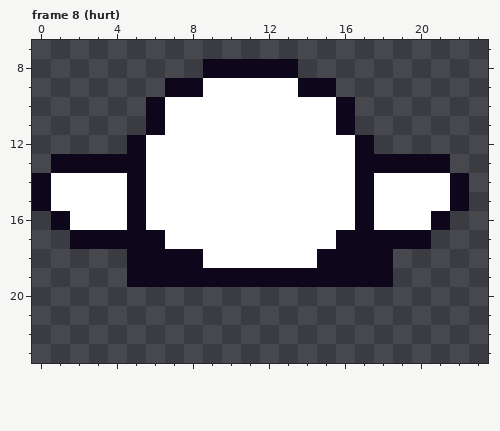
Pixel-art file: core/assets/ase/actor_fly.ase. Above, as it was before the edit.
24x24 pixels, 11 frames. Shown: frame 8 (hurt): x 0..23, y 7..23. The commit also changed other frames, which this record leaves out.
New version:
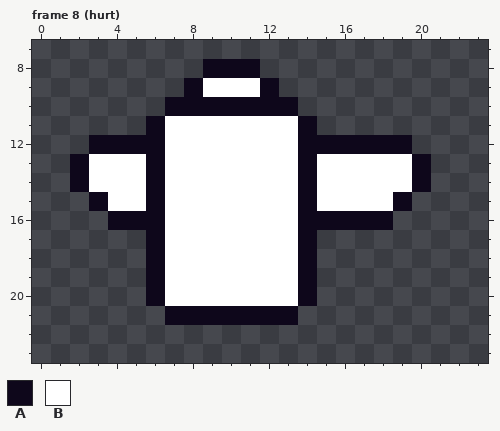
Palette (. is transparent): A #0e071b  B #ffffff
What changed:
layer "normal" now hidden
layer "red" now hidden
layer "brown" now hidden
layer "green" now hidden
layer "snow" now hidden
layer "electro" added
Changed rows in their new state; - is an unchanged pixel.
Frame 8 (hurt):
first column x 0:
 8 ------------..---------
 9 -------.----A...-------
10 ------.AAAAAAA...------
11 --------------A..------
12 ---AA-A-------AAA-AA---
13 -.-BBBA-------A--BBB-.-
14 ..A--BA-------A--B--A..
15 ...A-BA-------A--B-A...
16 -...A-A-------AAA-A...-
17 --....--------A......--
18 -----.-BB-----A....----
19 -----.-BBBBBBB-....----
20 ------ABBBBBBBA--------
21 -------AAAAAAA---------
Where, in picture pixels (left, top, right, bottom), the same in both pictures:
changed: (32, 59, 469, 325)
